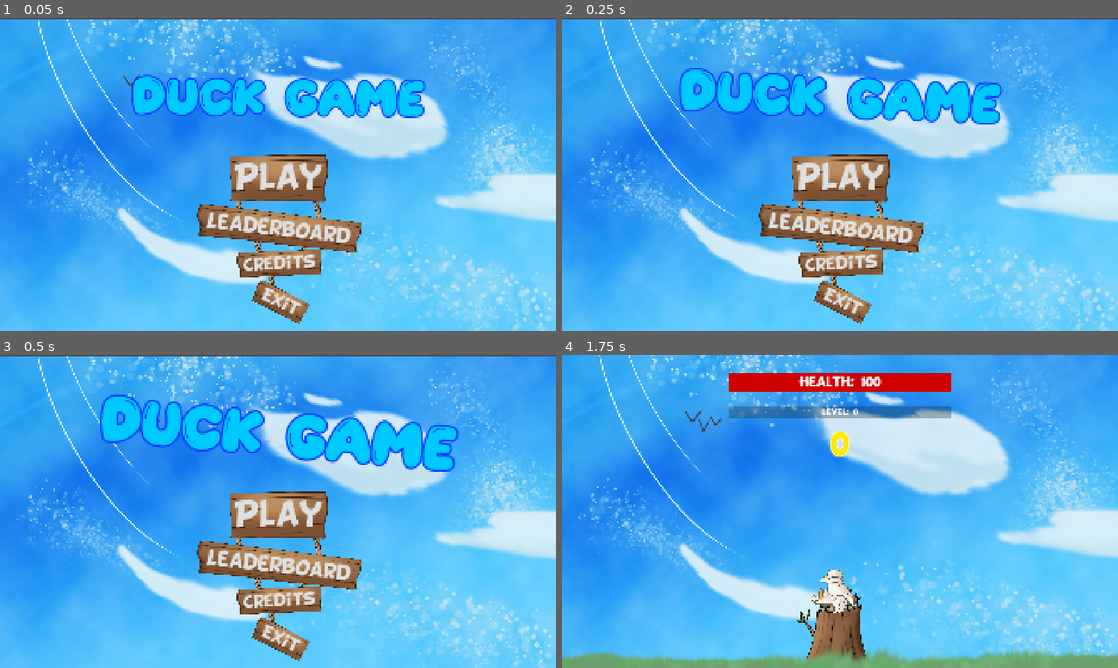
Above: before the commit, frames 1-4 (two rows, left to right).
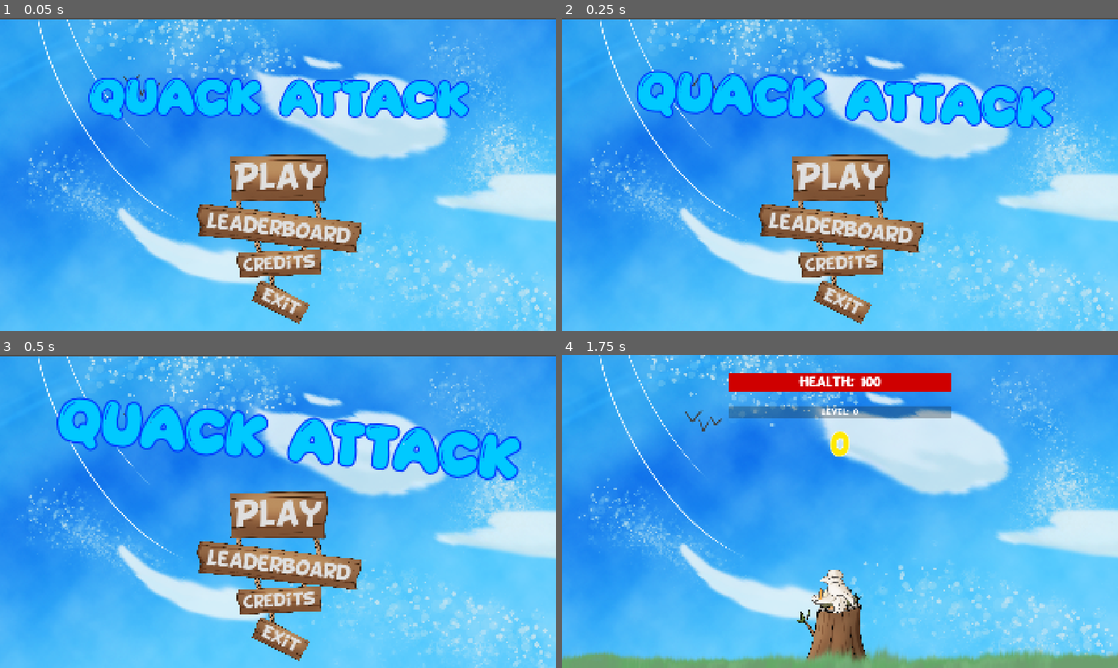
Above: after the commit, the same moments.

Repository: ms5051-hash/HacksComs26
Game: Godot game, scene res://Scenes/mainScene.tscn
Two runs of this game, one before a commit and one after it. Both use one fixed random seed, a clock stepped at 60 frames per second and the inputs below. The engine's default icon, where the game draws it, is replaced by a stand-in: a white triangle on a blue panel in a dark square.
Inputs:
- Up to frame 1 (0.05 s): no input
- Up to frame 2 (0.25 s): no input
- Up to frame 3 (0.5 s): no input
- Up to frame 4 (1.75 s): click "Play" at 0.5 s; click "Play" at 1.25 s

The runs differ from the first frame. In frame 1, 5.0% of the frame differs, in the area x 15-85%, y 18-33%; in frame 2, 5.8%; in frame 3, 7.8%, in the area x 10-94%, y 12-40%; in frame 4, nothing differs.

Commit message:
Updated Main UI

Diff:
--- a/duck-game-2026/Scenes/mainScene.tscn
+++ b/duck-game-2026/Scenes/mainScene.tscn
@@ -11,6 +11,8 @@
 [ext_resource type="Texture2D" uid="uid://cmverp0qpdpg5" path="res://icon.svg" id="6_yyxd1"]
 [ext_resource type="Texture2D" uid="uid://xq0ia4bw4q7f" path="res://Assets/Sky.png" id="7_0vbqt"]
 [ext_resource type="PackedScene" uid="uid://c2etg8bol55qh" path="res://Scenes/score_label.tscn" id="7_uvydw"]
+[ext_resource type="StyleBox" uid="uid://b4b8404t5inxc" path="res://Styles/StyleBoxFlatBasic.tres" id="10_so5kr"]
+[ext_resource type="FontFile" uid="uid://bh251ho7eey2a" path="res://Fonts/Sunny Spells.ttf" id="11_0bgj2"]
 [ext_resource type="AudioStream" uid="uid://cpm7tcgl1hyf7" path="res://Assets/Sounds/EggCrackGoosh.wav" id="12_w8a2l"]
 
 [sub_resource type="StyleBoxEmpty" id="StyleBoxEmpty_08630"]
@@ -38,9 +40,6 @@
 [sub_resource type="StyleBoxEmpty" id="StyleBoxEmpty_oy1pr"]
 
 [sub_resource type="StyleBoxEmpty" id="StyleBoxEmpty_uu6ay"]
-
-[sub_resource type="StyleBoxFlat" id="StyleBoxFlat_w1dup"]
-bg_color = Color(0.6625, 0.75, 0, 1)
 
 [node name="Main" type="Node2D" unique_id=596674964 node_paths=PackedStringArray("canvas", "title", "leaderboard_panel", "credits_panel", "menu_buttons", "egg_splat_sound")]
 script = ExtResource("1_2c717")
@@ -91,7 +90,7 @@
 theme_override_constants/outline_size = 20
 theme_override_fonts/font = ExtResource("2_hewda")
 theme_override_font_sizes/font_size = 150
-text = "DUCK GAME"
+text = "Quack Attack"
 horizontal_alignment = 1
 vertical_alignment = 1
 
@@ -265,7 +264,7 @@
 offset_bottom = 1080.0
 grow_horizontal = 2
 grow_vertical = 2
-theme_override_styles/panel = SubResource("StyleBoxFlat_w1dup")
+theme_override_styles/panel = ExtResource("10_so5kr")
 
 [node name="LeaderboardTitle" type="Label" parent="CanvasLayer/Control/LeaderboardPanel" unique_id=1581982329]
 z_index = 1
@@ -311,17 +310,79 @@
 offset_bottom = 1080.0
 grow_horizontal = 2
 grow_vertical = 2
-
-[node name="Label2" type="Label" parent="CanvasLayer/Control/CreditsPanel" unique_id=892277760]
+theme_override_styles/panel = ExtResource("10_so5kr")
+
+[node name="CreditsTitle" type="Label" parent="CanvasLayer/Control/CreditsPanel" unique_id=649913588]
 z_index = 1
-layout_mode = 0
-offset_right = 1912.0
-offset_bottom = 1080.0
-theme_override_font_sizes/font_size = 50
+layout_mode = 1
+anchors_preset = 5
+anchor_left = 0.5
+anchor_right = 0.5
+offset_left = -600.0
+offset_top = 208.0
+offset_right = 598.0
+offset_bottom = 527.0
+grow_horizontal = 2
+pivot_offset = Vector2(600, 176)
+theme_override_fonts/font = ExtResource("2_hewda")
+theme_override_font_sizes/font_size = 150
 text = "CREDITS
 "
+horizontal_alignment = 1
+vertical_alignment = 1
+
+[node name="VBox" type="VBoxContainer" parent="CanvasLayer/Control/CreditsPanel" unique_id=1448085953]
+layout_mode = 1
+anchors_preset = 8
+anchor_left = 0.5
+anchor_top = 0.5
+anchor_right = 0.5
+anchor_bottom = 0.5
+offset_left = -486.0
+offset_top = -176.0
+offset_right = 485.0
+offset_bottom = 524.0
+grow_horizontal = 2
+grow_vertical = 2
+pivot_offset = Vector2(384, 284)
+
+[node name="Label" type="Label" parent="CanvasLayer/Control/CreditsPanel/VBox" unique_id=946449840]
+layout_mode = 2
+theme_override_fonts/font = ExtResource("11_0bgj2")
+theme_override_font_sizes/font_size = 150
+text = "Harrison Westerfield"
+horizontal_alignment = 1
+
+[node name="Label2" type="Label" parent="CanvasLayer/Control/CreditsPanel/VBox" unique_id=539818138]
+layout_mode = 2
+theme_override_fonts/font = ExtResource("11_0bgj2")
+theme_override_font_sizes/font_size = 150
+text = "Nicholas Foong"
+horizontal_alignment = 1
+
+[node name="Label3" type="Label" parent="CanvasLayer/Control/CreditsPanel/VBox" unique_id=375582453]
+layout_mode = 2
+theme_override_fonts/font = ExtResource("11_0bgj2")
+theme_override_font_sizes/font_size = 150
+text = "Kaiden Lakhreeram"
+horizontal_alignment = 1
+
+[node name="Label4" type="Label" parent="CanvasLayer/Control/CreditsPanel/VBox" unique_id=130835643]
+layout_mode = 2
+theme_override_fonts/font = ExtResource("11_0bgj2")
+theme_override_font_sizes/font_size = 150
+text = "Matthew Szeto"
+horizontal_alignment = 1
+
+[node name="Label5" type="Label" parent="CanvasLayer/Control/CreditsPanel/VBox" unique_id=1672961413]
+layout_mode = 2
+theme_override_fonts/font = ExtResource("11_0bgj2")
+theme_override_font_sizes/font_size = 150
+text = "Friends: Kevin Chen, Tony Xiao"
+horizontal_alignment = 1
 
 [node name="Icon" type="Sprite2D" parent="CanvasLayer/Control/CreditsPanel" unique_id=802036132]
+visible = false
 position = Vector2(960, 539.99994)
 scale = Vector2(15, 8.437501)
 texture = ExtResource("6_yyxd1")
--- /dev/null
+++ b/duck-game-2026/Styles/StyleBoxFlatBasic.tres
@@ -0,0 +1,4 @@
+[gd_resource type="StyleBoxFlat" format=3 uid="uid://b4b8404t5inxc"]
+
+[resource]
+bg_color = Color(0.31290537, 0.6714994, 0.6256748, 1)
